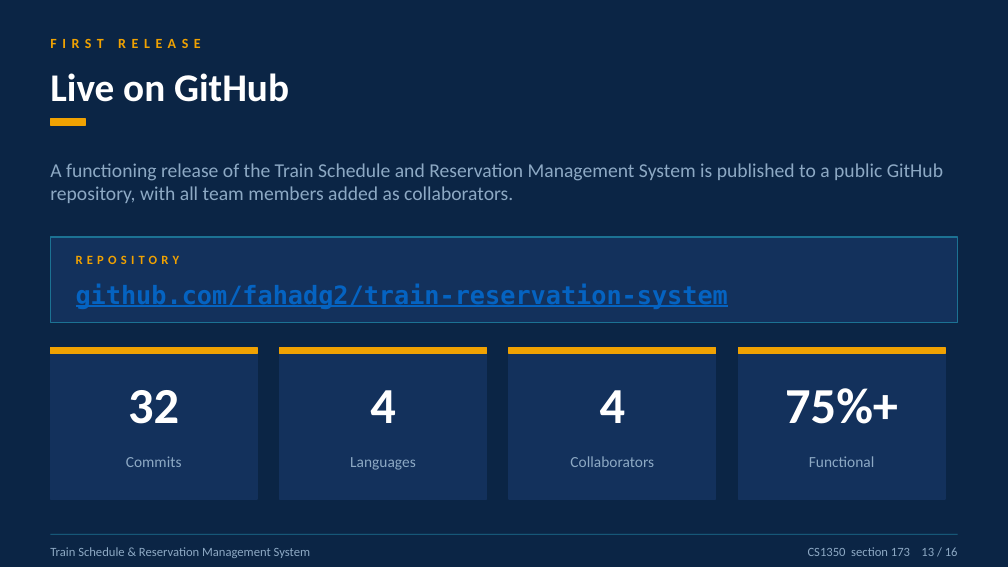
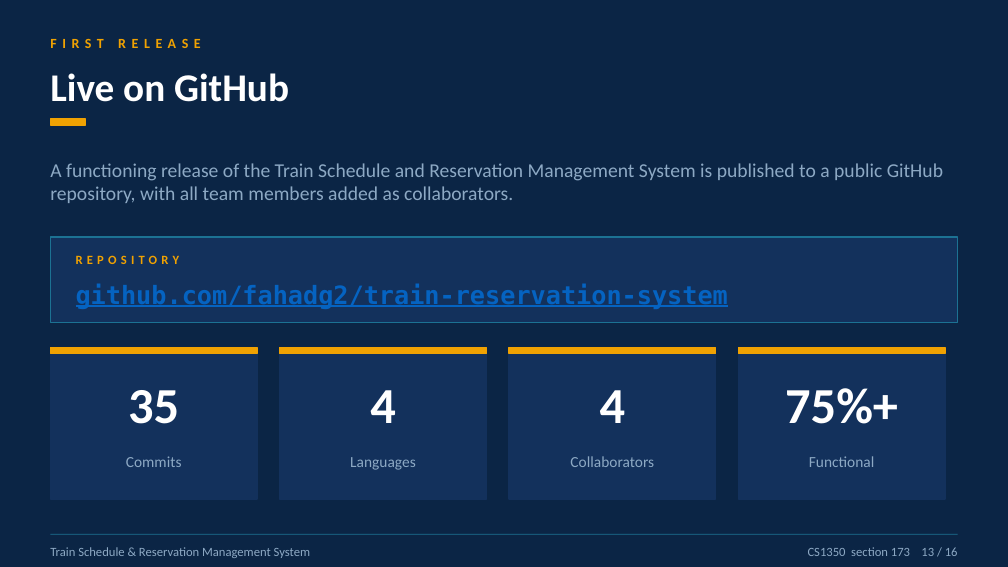
Before and after one commit to fahadg2/train-reservation-system, a slide deck: slide 13 of presentation/Train_System_Presentation-F2.pptx. Drawn at 1008x567 pixels with LibreOffice and Linux fonts; fonts in the diff are those of the drawing. Boxes give left, top, right and bottom in pixels: in the first picture for what was removed or moved away, otherwise in the second. Text is boxed around its words. In the diff, an @@ line names an element or a change of style, - is before the commit and + after.

```diff
--- a/presentation/Train_System_Presentation-F2.pptx
+++ b/presentation/Train_System_Presentation-F2.pptx
@@ text at (128, 390, 179, 424): text changed @@
-32
+35
```
